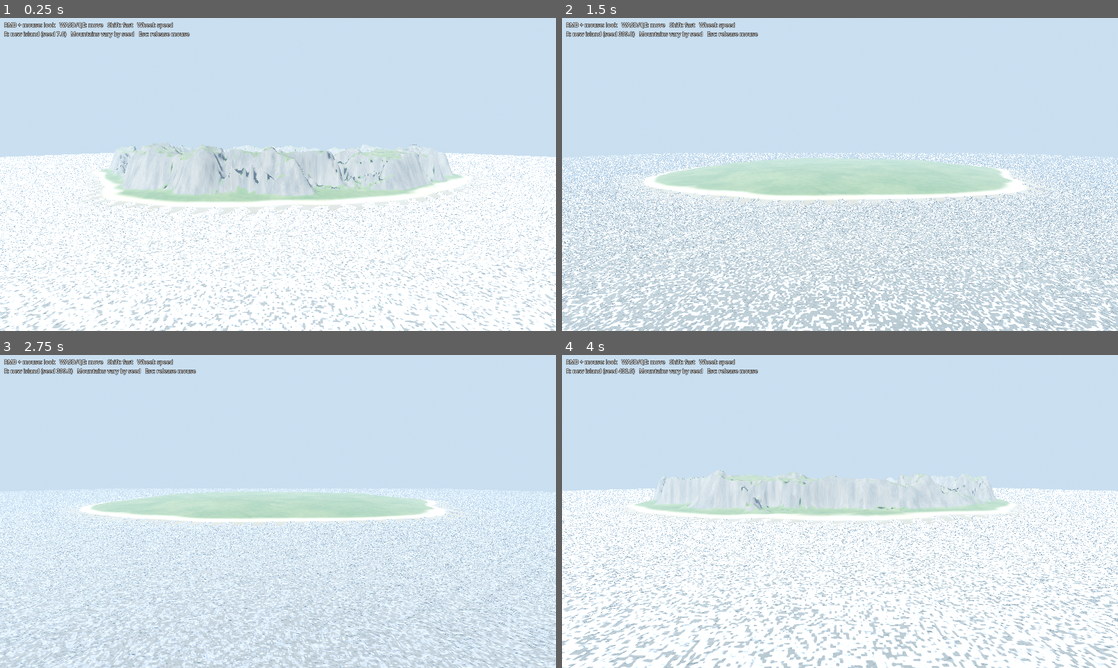
Above: before the commit, frames 1-4 (two rows, left to right).
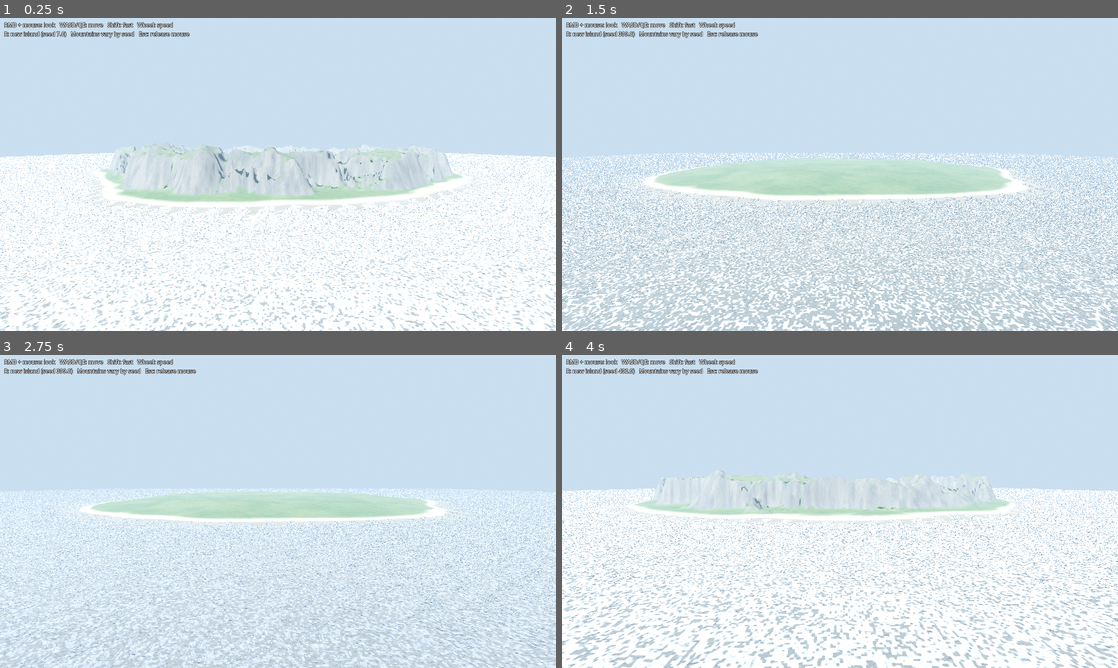
Above: after the commit, the same moments.

Repository: Temeramor/PG-Island
Game: Godot game, scene res://main.tscn
The game is run twice, just before and just after one commit, with the same random seed, the same clock (stepped at 60 frames per second) and the same inputs.
Inputs (mouse positions are in pixels of both pictures, inside the frame that each line leads up to):
- Up to frame 1 (0.25 s): no input
- Up to frame 2 (1.5 s): tap Enter at 0.5 s; move the mouse to (962, 158) at 0.52 s; hold D 0.53-1.28 s; tap R at 0.6 s; click (962, 158) at 0.67 s; move the mouse to (728, 190) at 1.27 s; hold S from 1.28 s (still down); tap E at 1.35 s
- Up to frame 3 (2.75 s): move the mouse to (333, 442) at 2.02 s; release S at 2.03 s; hold D from 2.03 s (still down); hold Q from 2.03 s (still down)
- Up to frame 4 (4 s): move the mouse to (812, 574) at 2.77 s; release D at 2.78 s; release Q at 2.78 s; hold W 2.78-3.53 s; tap Shift at 2.85 s; click (812, 574) at 2.92 s; move the mouse to (1006, 558) at 3.52 s; hold A from 3.53 s (still down); tap R at 3.6 s

The runs differ from the first frame. In frame 1, 0.1% of the frame differs, in the area x 22-79%, y 40-56%; in frame 2, less than 0.1%; in frame 3, less than 0.1%; in frame 4, less than 0.1%.

Commit message:
Enforce absolute 200 m cap and balance shader cost

Diff:
--- a/shaders/terrain.gdshader
+++ b/shaders/terrain.gdshader
@@ -11,7 +11,7 @@
 uniform float mountain_strength : hint_range(0.0, 1.5) = 1.0;
 
 group_uniforms Relief;
-uniform float max_height = 200.0;
+uniform float max_height : hint_range(0.0, 200.0) = 200.0;
 uniform float sea_floor_depth = 82.0;
 uniform float shelf_depth = 12.0;
 uniform float normal_eps = 2.0;
@@ -126,25 +126,25 @@
 		// Broad coastal shelf rises gently into interior terraces and low uplands.
 		float interior = smoothstep(0.0, 0.78, land_t);
 		float plateau = 8.0 + 27.0 * pow(interior, 1.35);
-		float hills_a = terrain_fbm(q * vec2(5.1, 4.2) + so + 3.0, 7);
-		float hills_b = terrain_fbm(q * vec2(12.0, 10.0) + so + 41.0, 5);
+		float hills_a = terrain_fbm(q * vec2(5.1, 4.2) + so + 3.0, 5);
+		float hills_b = terrain_fbm(q * vec2(12.0, 10.0) + so + 41.0, 4);
 		float rolling = (hills_a * 15.0 + hills_b * 3.8) * hill_strength;
 		// A separate per-island switch makes some seeds genuinely low-relief islands.
 		float has_mountains = step(hash12(vec2(seed * 0.731 + 19.1, seed * 1.917 + 7.3)), mountain_chance);
 		// Long, broken mountain spine with noisy foothills rather than isolated conical peaks.
 		vec2 ridge_p = vec2(q.x * 2.15 + q.y * 0.38, q.y * 5.8) + so * 0.07;
 		float ridge_field = ridged(ridge_p * 2.0 + vec2(11.0, 3.0));
-		float ridge_zone_noise = terrain_fbm(q * vec2(3.0, 6.5) + so + 67.0, 5);
+		float ridge_zone_noise = terrain_fbm(q * vec2(3.0, 6.5) + so + 67.0, 4);
 		float spine = smoothstep(0.22, 0.58, ridge_field + ridge_zone_noise * 0.19);
 		float mountain_zone = smoothstep(0.16, 0.40, interior) * (1.0 - smoothstep(0.76, 0.96, interior));
 		float mountain_relief = spine * mountain_zone * (72.0 + 72.0 * ridge_field) * mountain_strength * has_mountains;
 		// Carved drainage-like valleys: broad warped negative channels interrupt the ridges.
-		float drainage = abs(terrain_fbm(q * vec2(8.0, 3.0) + so + 103.0, 5));
+		float drainage = abs(terrain_fbm(q * vec2(8.0, 3.0) + so + 103.0, 3));
 		float valley_cut = smoothstep(0.0, 0.12, drainage) * mountain_relief * 0.16;
 		float h = plateau + rolling + mountain_relief - valley_cut;
 		// Beaches remain close to sea level; the cap is a hard physical limit, not an amplitude hint.
 		h *= smoothstep(0.015, 0.20, land_t);
-		return clamp(h, 0.0, max_height);
+		return clamp(h, 0.0, min(max_height, 200.0));
 	}
 
 	// Underwater shelf follows the same warped coast, then falls away into a deeper basin.
